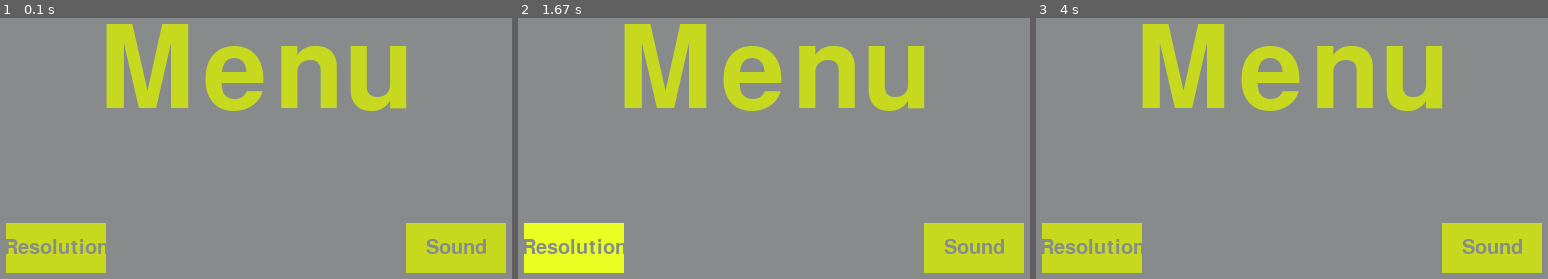
Above: before the commit, frames 1-3 (left to right).
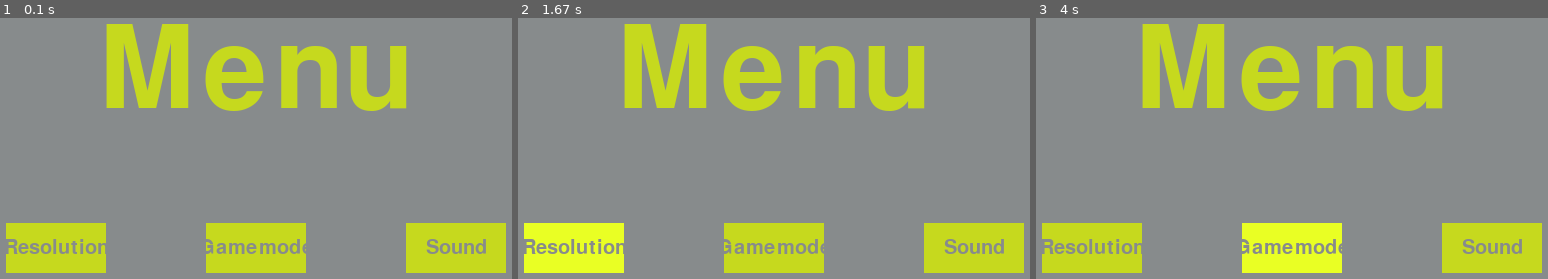
Above: after the commit, the same moments.

Repository: jamesrmuir/Creme_eggs
Game: pygame game, started from Launcher.py
Two runs of this game, one before a commit and one after it. Both use one fixed random seed, a clock stepped at 60 frames per second and the inputs below.
Inputs (mouse positions are in pixels of both pictures, inside the frame that each line leads up to):
- Up to frame 1 (0.1 s): no input
- Up to frame 2 (1.67 s): press the mouse at (574, 247) at 0.37 s; move the mouse to (686, 250) at 0.47 s; release the mouse at (794, 250) at 0.6 s; press the mouse at (574, 247) at 0.7 s; move the mouse to (533, 247) at 0.8 s; release the mouse at (outside the picture) at 0.93 s; press the mouse at (574, 247) at 1.53 s; move the mouse to (584, 252) at 1.63 s
- Up to frame 3 (4 s): release the mouse at (1112, 260) at 1.77 s; press the mouse at (1092, 247) at 1.87 s; move the mouse to (1112, 70) at 1.97 s; release the mouse at (outside the picture) at 2.1 s; click "Resolution" at 2.77 s; press the mouse at (1292, 247) at 3.03 s; move the mouse to (1194, 80) at 3.13 s; release the mouse at (outside the picture) at 3.27 s; press the mouse at (1292, 247) at 3.87 s; move the mouse to (1312, 239) at 3.97 s

The runs differ from the first frame. In frame 1, 3.4% of the frame differs, in the area x 40-60%, y 78-98%; in frame 2, 3.4%; in frame 3, 3.4%.

Commit message:
Started making buttons functional

Diff:
--- a/Launcher.py
+++ b/Launcher.py
@@ -16,6 +16,44 @@
 brightYellow = (233,255, 36)
 
 #Functions=====================================================================#
+def textObjectsYellow(text, font):
+    textSurface = font.render(text, True, yellow)
+    return textSurface, textSurface.get_rect()
+
+def textObjectsGrey(text, font):
+    textSurface = font.render(text, True, grey)
+    return textSurface, textSurface.get_rect()
+
+def message_display(text):
+    largeText = pygame.font.Font('freesansbold.ttf',115)
+    TextSurf, TextRect = text_objects(text, largeText)
+    TextRect.center = ((display_width/2),(display_height/2))
+    gameDisplay.blit(TextSurf, TextRect)
+
+    pygame.display.update()
+
+    time.sleep(2)
+
+    game_loop()
+
+def button(msg,x,y,w,h,ic,ac,action=None):
+
+    mouse = pygame.mouse.get_pos()
+    click = pygame.mouse.get_pressed()
+
+    if x+w > mouse[0] > x and y+h > mouse[1] > y:
+        pygame.draw.rect(gameDisplay, ac,(x,y,w,h))
+
+        if click[0] == 1 and action != None:
+            action()
+    else:
+        pygame.draw.rect(gameDisplay, ic,(x,y,w,h))
+
+    #smallText = pygame.font.SysFont("comicsansms",20)
+    textSurf, textRect = text_objects(msg, smallText)
+    textRect.center = ( (x+(w/2)), (y+(h/2)) )
+    gameDisplay.blit(textSurf, textRect)
+
 def menu():
 
     menuLoop = True
@@ -58,12 +96,23 @@
         gameDisplay.blit(textSurf, textRect)
 
         #Button Two
+        if 350+100 > mouse[0] > 350 and 450+50 > mouse[1] > 450:
+            pygame.draw.rect(gameDisplay, brightYellow,(350,450,100,50)) #surface colour (left, top, width, height)
+        else:
+            pygame.draw.rect(gameDisplay, yellow,(350,450,100,50))
+
+        #Button Two Text
+        textSurf, textRect = textObjectsGrey("Gamemode", smallText)
+        textRect.center = ( (350+(100/2)), (450+(50/2)) )
+        gameDisplay.blit(textSurf, textRect)
+
+        #Button Three
         if 550+100 > mouse[0] > 550 and 450+50 > mouse[1] > 450:
             pygame.draw.rect(gameDisplay, brightYellow,(550,450,100,50))
         else:
             pygame.draw.rect(gameDisplay, yellow,(550,450,100,50))
 
-        #Button TwoText
+        #Button Three Text
         textSurf, textRect = textObjectsGrey("Sound", smallText)
         textRect.center = ( (550+(100/2)), (450+(50/2)) )
         gameDisplay.blit(textSurf, textRect)
@@ -71,26 +120,6 @@
         #Update display
         pygame.display.update()
         clock.tick(15)
-
-def textObjectsYellow(text, font):
-    textSurface = font.render(text, True, yellow)
-    return textSurface, textSurface.get_rect()
-
-def textObjectsGrey(text, font):
-    textSurface = font.render(text, True, grey)
-    return textSurface, textSurface.get_rect()
-
-def message_display(text):
-    largeText = pygame.font.Font('freesansbold.ttf',115)
-    TextSurf, TextRect = text_objects(text, largeText)
-    TextRect.center = ((display_width/2),(display_height/2))
-    gameDisplay.blit(TextSurf, TextRect)
-
-    pygame.display.update()
-
-    time.sleep(2)
-
-    game_loop()
 
 #Program=======================================================================#
 #Initalise pygame
